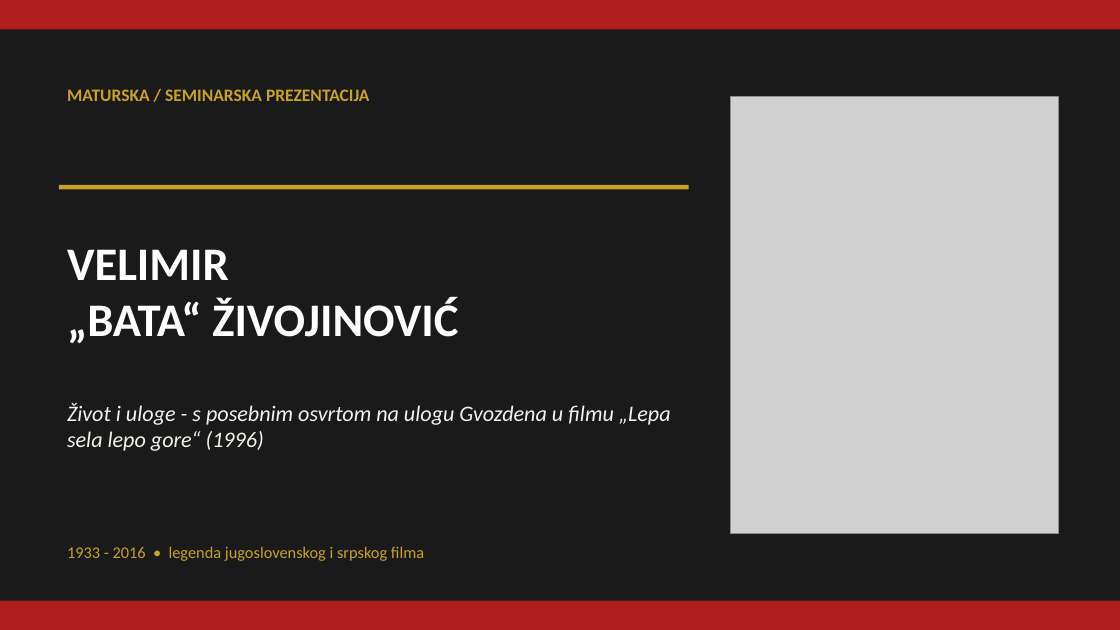
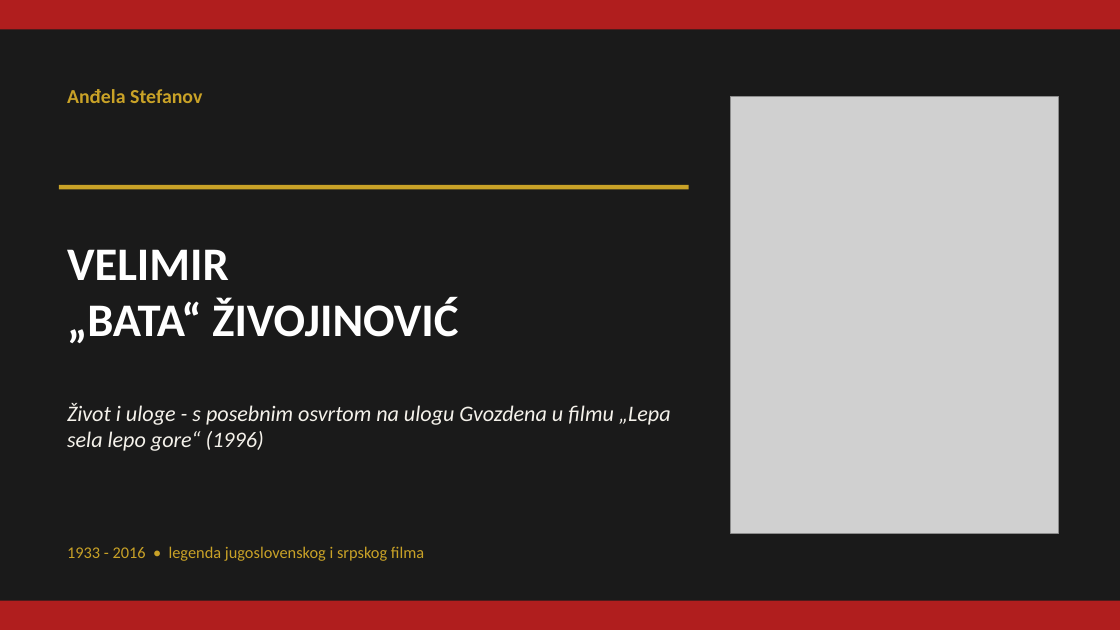
Before and after one commit to voker044/sumski_kutak, a slide deck: slide 1 of Bata_Zivojinovic_prezentacija.pptx. Drawn at 1120x630 pixels with LibreOffice and Linux fonts; fonts in the diff are those of the drawing; grey boxes stand for pictures. Boxes give left, top, right and bottom in pixels: in the first picture for what was removed or moved away, otherwise in the second. Text is boxed around its words. In the diff, an @@ line names an element or a change of style, - is before the commit and + after.

```diff
--- a/Bata_Zivojinovic_prezentacija.pptx
+++ b/Bata_Zivojinovic_prezentacija.pptx
@@ text at [67,89,202,103]: text changed; size 15 to 17 pt @@
-MATURSKA / SEMINARSKA PREZENTACIJA
+Anđela Stefanov
```
Also in this commit, not shown: 10 other slides changed, 1 other file.
